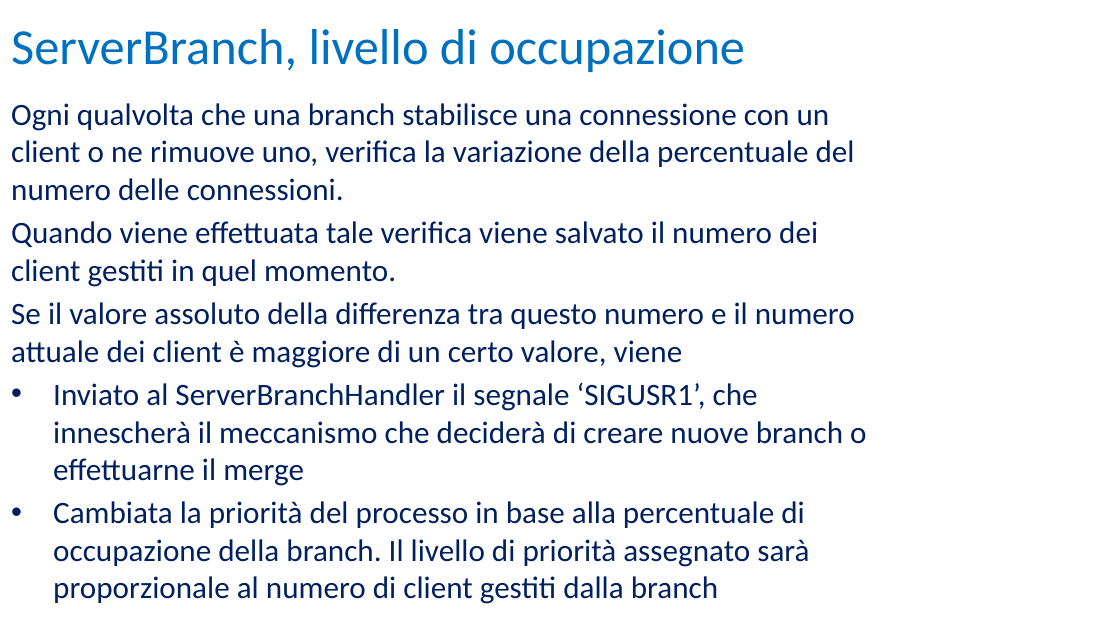
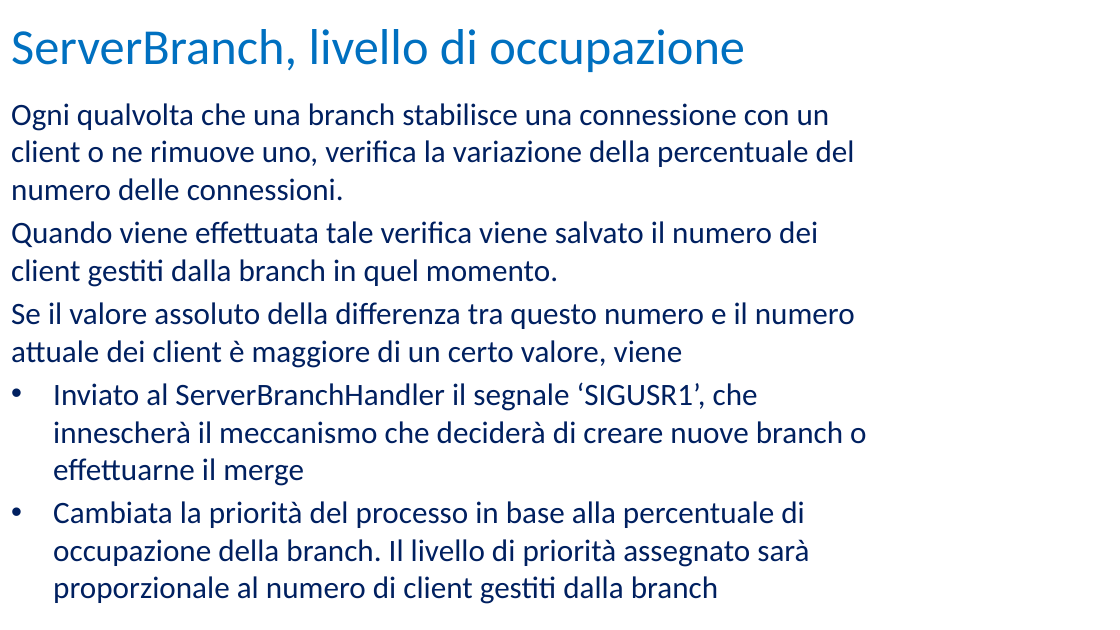
Before and after one commit to UltraLe/ServerWeb, a slide deck: slide 12 of RelazioneIIW.pptx. Drawn at 1120x630 pixels with LibreOffice and Linux fonts; fonts in the diff are those of the drawing; background and template pictures are left out. Boxes give left, top, right and bottom in pixels: in the first picture for what was removed or moved away, otherwise in the second. Text is boxed around its words. In the diff, an @@ line names an element or a change of style, - is before the commit and + after.

```diff
--- a/RelazioneIIW.pptx
+++ b/RelazioneIIW.pptx
@@ text at bbox=[11, 221, 818, 287]: text changed @@
-Quando viene effettuata tale verifica viene salvato il numero dei client gestiti in quel momento.
+Quando viene effettuata tale verifica viene salvato il numero dei client gestiti dalla branch in quel momento.
```
Also in this commit, not shown: 12 other slides changed.
